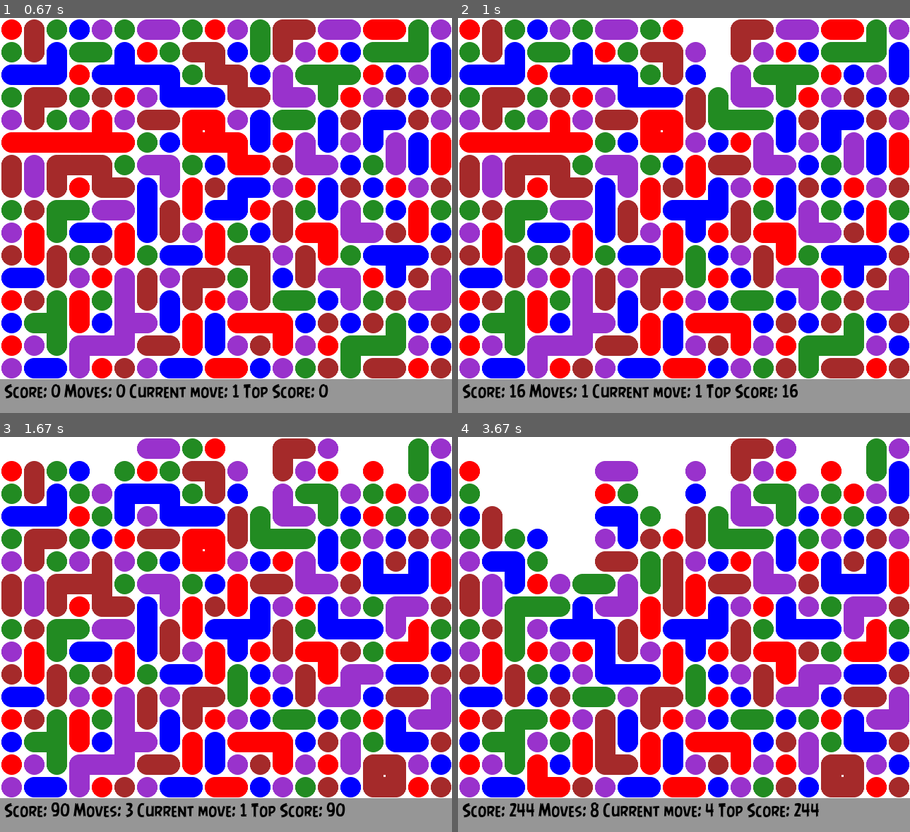
Above: before the commit, frames 1-4 (two rows, left to right).
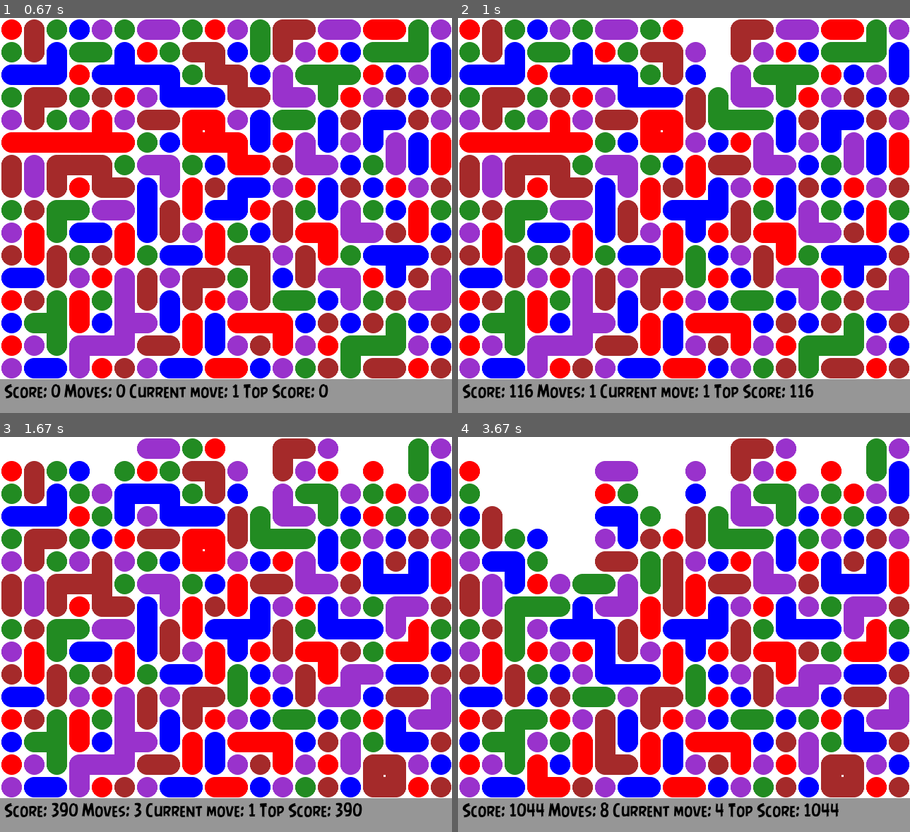
Above: after the commit, the same moments.

Repository: opethe1st/SameGame
Game: pygame game, started from Gui.py
Two runs of this game, one before a commit and one after it. Both use one fixed random seed, a clock stepped at 60 frames per second and the inputs below. The source is Python 2; it was converted automatically to run under Python 3.
Inputs (mouse positions are in pixels of both pictures, inside the frame that each line leads up to):
- Up to frame 1 (0.67 s): click (370, 203) at 0.38 s
- Up to frame 2 (1 s): click (729, 302) at 0.72 s
- Up to frame 3 (1.67 s): click (393, 772) at 1.05 s; click (117, 555) at 1.38 s
- Up to frame 4 (3.67 s): click (670, 567) at 1.72 s; click (620, 551) at 2.05 s; click (512, 547) at 2.38 s; click (539, 674) at 2.72 s; click (552, 559) at 3.05 s; click (575, 705) at 3.38 s

Frame 1 is identical in both runs. In frame 2, 1.2% of the frame differs, in the area x 13-79%, y 92-97%; in frame 3, 1.3%; in frame 4, 1.5%, in the area x 11-85%, y 92-97%.

Commit message:
use None balls

Diff:
--- a/Gui.py
+++ b/Gui.py
@@ -19,6 +19,8 @@
 RADIUS = DIAMETER/2
 currentScore = 0
 GameOver = False
+
+
 def drawSquare(width,height):
     pygame.draw.rect(screen, WHITE, (0,0,width*DIAMETER,height*DIAMETER), 0)
     pygame.display.update()
@@ -40,7 +42,8 @@
     drawSquare(board.width,board.height)
     for x in range(board.width):
         for y in range(board.height):
-            drawCircle(1,(RADIUS+x*DIAMETER,RADIUS+y*DIAMETER), board.balls[x][y].colour)
+            if board.balls[x][y]:
+                drawCircle(1,(RADIUS+x*DIAMETER,RADIUS+y*DIAMETER), board.balls[x][y].colour)
     drawJoiningSquare(board,RADIUS)
     displayscore(board)
 
@@ -50,7 +53,7 @@
         for y in range(board.height):
             x2,y2 = RADIUS+x*DIAMETER,RADIUS+y*DIAMETER
             distance = math.hypot(x1 - x2, y1 - y2)
-            if distance <= radius and board.balls[int((x2-RADIUS)/DIAMETER)][int((y2-RADIUS)/DIAMETER)].colour!=WHITE:
+            if distance <= radius and board.balls[int((x2-RADIUS)/DIAMETER)][int((y2-RADIUS)/DIAMETER)]:
                 return int((x2-RADIUS)/DIAMETER),int((y2-RADIUS)/DIAMETER)
     return None
 
--- a/Logic.py
+++ b/Logic.py
@@ -9,7 +9,6 @@
     # we are running in a normal Python environment
     basedir = '.'
 
-NOCOLOUR,NRED,NBLUE,NGREEN,NDARKORCHID,NBROWN  = 0,1,2,3,4,5
 BLACK = (  0,   0,   0)
 WHITE = (255, 255, 255)
 BLUE =  (  0,   0, 255)
@@ -18,35 +17,23 @@
 DARKORCHID =(153,50,204)
 BROWN = (165,42,42)
 
+BallColours = [RED,BLUE,GREEN,DARKORCHID,BROWN]
 
-def numToColour(num):
-    if num==NRED:
-        return RED
-    elif num==NBLUE:
-        return BLUE
-    elif num==NGREEN:
-        return GREEN
-    elif num==NDARKORCHID:
-        return DARKORCHID
-    elif num==NBROWN:
-        return BROWN
-    else:
-        return (255, 255, 255)
 class Ball:
-    def __init__(self,colour = (255, 255, 255)):
-        self.colour = numToColour(colour)
+    def __init__(self,colour = WHITE):
+        self.colour = colour
     def clear(self):
-        self.colour = numToColour(NOCOLOUR)
+        self.colour = WHITE
 
 class Square:
     def __init__(self,colour,position):
         self.colour = colour
         self.position = position
     def clear(self):
-        self.colour = numToColour(NOCOLOUR)
+        self.colour = WHITE
 
 class Board:
-    def __init__(self, width=4,height=4):
+    def __init__(self, width=20,height=16):
         self.width = width
         self.height = height
         self.balls = [[Ball() for i in range(self.height)] for j in range(self.width)]
@@ -63,38 +50,38 @@
     def initBoard(self):
         for i in range(self.width):
             for j in range(self.height):
-                self.balls[i][j].colour = numToColour(random.randint(1,5))
+                self.balls[i][j].colour = BallColours[random.randint(0,4)]
 
-        #[[ self.balls[i][j].colour = numToColour(random.randint(1,4)) for i in xrange(size)] for j in xrange(size)]
+    def adjacent(self,position):
+            "returns the list of balls of the same colour adjacent to the ball at position- position"
+            x,y = position
+            AdjacentSameBalls=[]
+            for m,n in [(0,1),(0,-1),(1,0),(-1,0)]:
+                if 0<=x+m<self.width and 0<=y+n<self.height:
+                    if self.balls[x][y] and self.balls[x+m][y+n]:
+                        if self.balls[x][y].colour==self.balls[x+m][y+n].colour:
+                            AdjacentSameBalls.append((x+m,y+n))
+            return AdjacentSameBalls
 
     def findAdjacentBalls(self,ballposition):
         """returns a list of all the balls of the same colour adjacent to ballposition"""
-        def adjacent(position):
-            "returns the list of balls of the same colour adjacent to the ball at position- position"
-            x,y = position
-            listposition=[]
-            for m,n in [(0,1),(0,-1),(1,0),(-1,0)]:
-                    if 0<=x+m<self.width and 0<=y+n<self.height and self.balls[x][y].colour==self.balls[x+m][y+n].colour:
-                        listposition.append((x+m,y+n))
-            return listposition
-
         x,y = ballposition
         stack = [ballposition]
         visited = [[False for i in xrange(self.height)] for j in xrange(self.width) ]
         #print x,y
         visited[x][y] = True
-        listofballs = [ballposition]
+        connectedballs = [ballposition]
         while stack:
             ballposition = stack.pop()
-            for position in adjacent(ballposition):
+            for position in self.adjacent(ballposition):
                 x1,y1 = position
                 if not visited[x1][y1]:
 
                     stack.append(position)
-                    listofballs.append(position)
+                    connectedballs.append(position)
                     visited[x1][y1] = True
             #print stack
-        return listofballs
+        return connectedballs
 
     def joiningSquares(self,side):
 
@@ -102,42 +89,41 @@
         for x in range(self.width):
             for y in range(self.height):
                 for m,n in [(0,1),(0,-1),(1,0),(-1,0)]:
-                    if 0<=x+m<self.width and 0<=y+n<self.height and self.balls[x][y].colour==self.balls[x+m][y+n].colour \
-                    and self.balls[x][y].colour!=WHITE:
-                        square = Square(self.balls[x][y].colour, (x+m/2.0,y+n/2.0))
-                        squareballs.add(square)
+                        if 0<=x+m<self.width and 0<=y+n<self.height:
+                            if self.balls[x][y] and self.balls[x+m][y+n]:
+                                if self.balls[x][y].colour==self.balls[x+m][y+n].colour and self.balls[x][y].colour!=WHITE:
+
+                                    square = Square(self.balls[x][y].colour, (x+m/2.0,y+n/2.0))
+                                    squareballs.add(square)
 
         return squareballs
 
-
-
     def markBalls(self,position):
         connectedballs = self.findAdjacentBalls(position)
-        if len(connectedballs)==1:
+        if len(connectedballs)==1: #means that it has no similarly coloured balls as neighbors
             return
-        self.score+=len(connectedballs)**2
+        self.score+=len(connectedballs)**2+100
         self.nmoves+=1
-        #print self.nballsleft
         for ballposition in connectedballs:
             x,y = ballposition
-            self.balls[x][y].clear()
+            self.balls[x][y]=None
             self.nballsleft-=1
 
     def clearBalls(self):
-        "gravity is to the left. Currently inefficent"
+        "gravity. Balls fall into space vacated by removed balls"
         for i in xrange(self.width):
             for j in xrange(self.height):
-                if self.balls[i][j].colour==WHITE:
-                    for k in reversed(xrange(j)): #,self.size-1
+                if self.balls[i][j] is None:
+                    for k in reversed(xrange(j)):
                         self.balls[i][k+1] = self.balls[i][k]
-                        #k+=1
-                    self.balls[i][0]= Ball()
+                    self.balls[i][0]= None
+        #shift to the left when the last row has an empty column
         for i in reversed(xrange(self.width)): #through columns
-            if self.balls[i][-1].colour==WHITE:
-                for j in xrange(self.height): #through rows
-                    for k in (xrange(i,self.width-1)): #,self.size-1
+            if self.balls[i][-1] is None:
+                for j in xrange(self.height):
+                    for k in (xrange(i,self.width-1)):
                         self.balls[k][j] = self.balls[k+1][j]
-                    self.balls[-1][j]= Ball()
+                    self.balls[-1][j]= None
         if self.score>self.highScore:
             self.highScore = self.score
 
@@ -148,14 +134,9 @@
         def adjacent(position):
             "returns the list of balls of the same colour adjacent to the ball at position- position"
             x,y = position
-            listposition=[]
-            for m,n in [(0,1),(0,-1),(1,0),(-1,0)]:
-                    if 0<=x+m<self.width and 0<=y+n<self.height and self.balls[x][y].colour==self.balls[x+m][y+n].colour:
-                        listposition.append((x+m,y+n))
-            return listposition
         for x in xrange(self.width):
             for y in xrange(self.height):
-                if len(adjacent((x,y)))>0 and self.balls[x][y].colour!=WHITE:
+                if len(self.adjacent((x,y)))>0 and self.balls[x][y].colour!=WHITE:
                     return False
         if self.score>=self.highScore:
             self.highScore = self.score
